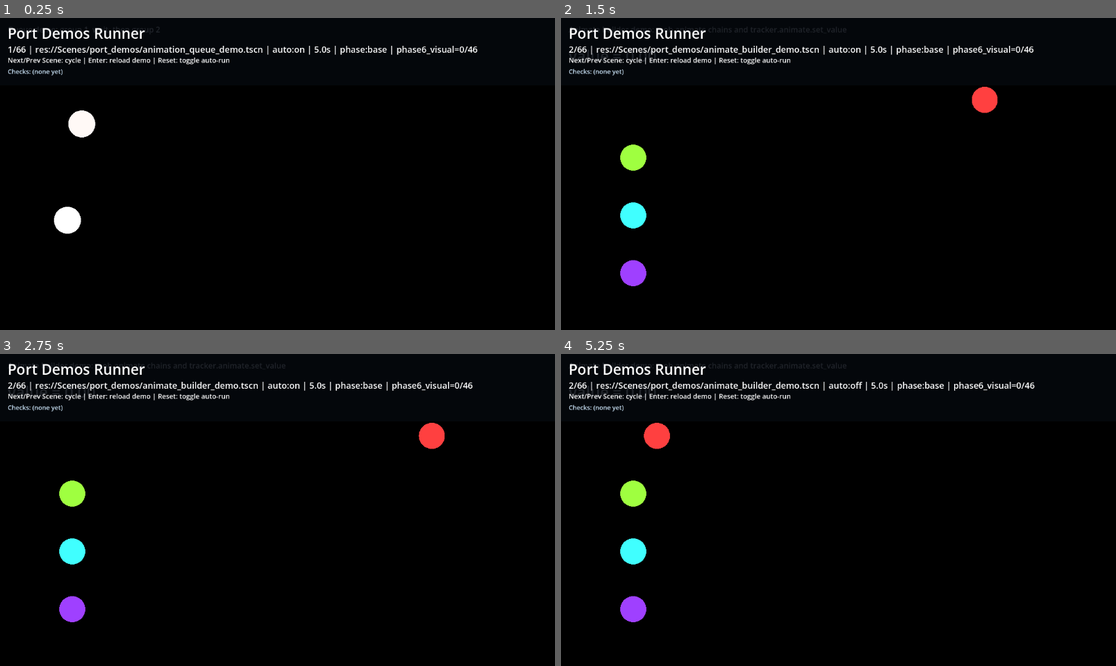
Above: before the commit, frames 1-4 (two rows, left to right).
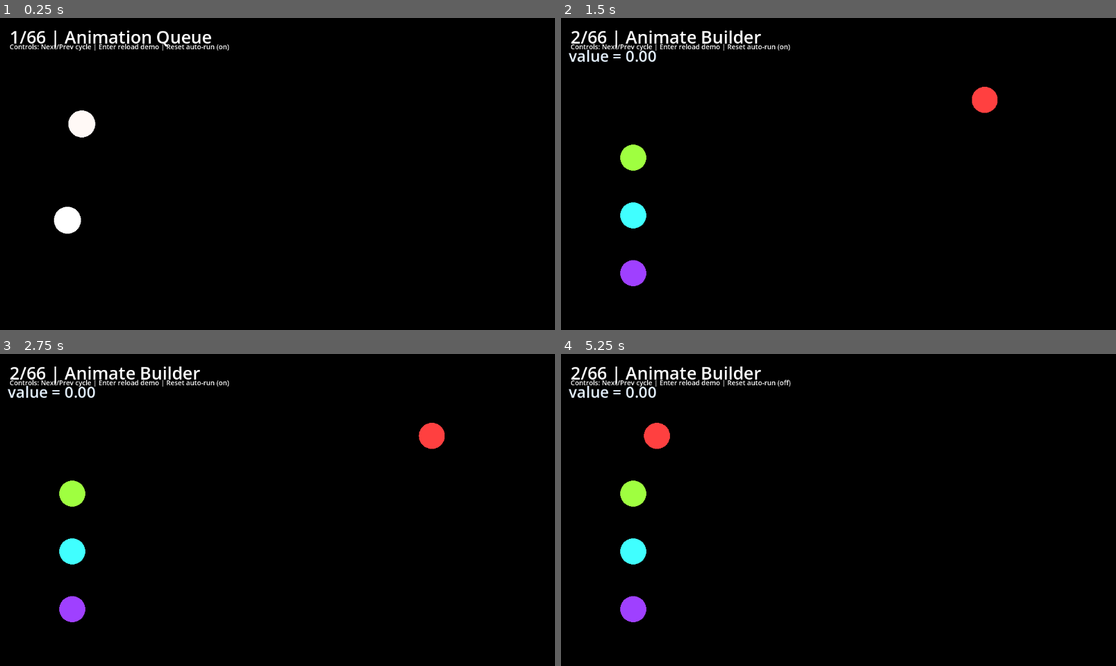
Above: after the commit, the same moments.

Repository: MagikBased/Libre-Shapes-and-Graphs
Game: Godot game, scene res://Scenes/port_demos/port_demos_runner.tscn
The game is run twice, just before and just after one commit, with the same random seed, the same clock (stepped at 60 frames per second) and the same inputs.
Inputs (mouse positions are in pixels of both pictures, inside the frame that each line leads up to):
- Up to frame 1 (0.25 s): no input
- Up to frame 2 (1.5 s): tap Enter (ui_accept) at 0.5, 0.77 s; move the mouse to (960, 158) at 0.52 s; hold Right (Next Scene) 0.53-1.25 s; click (960, 158) at 0.67 s; drag from (727, 189) to (810, 236) at 1.27 s
- Up to frame 3 (2.75 s): tap Enter (ui_accept) at 2 s; move the mouse to (333, 441) at 2.02 s; tap F at 2.1 s; click (333, 441) at 2.17 s
- Up to frame 4 (5.25 s): drag from (810, 572) to (672, 463) at 2.77 s; move the mouse to (1005, 556) at 3.52 s; hold Left (Previous Scene) 3.53-4.25 s; click (1005, 556) at 3.67 s; tap Enter (ui_accept) at 3.77 s; tap R (Reset) at 4.15 s; drag from (672, 463) to (755, 432) at 4.27 s; move the mouse to (866, 510) at 5.02 s; hold Right (Next Scene) from 5.03 s (still down); click (866, 510) at 5.17 s

The runs differ from the first frame. In frame 1, 2.6% of the frame differs, in the area x 1-87%, y 2-19%; in frame 2, 2.9%; in frame 3, 2.9%; in frame 4, 2.9%, in the area x 1-86%, y 2-19%.

Commit message:
fixing issues with some demos.

Diff:
--- a/Scripts/port_demos/BraceParityDemo.gd
+++ b/Scripts/port_demos/BraceParityDemo.gd
@@ -40,8 +40,9 @@
 	brace = PortBrace2D.new(terms[2], PortBrace2D.BraceSide.BOTTOM)
 	brace.color = Color(0.42, 0.94, 1.0)
 	brace.padding = 14.0
-	brace.span_extra = 14.0
-	brace.brace_depth = 24.0
+	brace.span_extra = 20.0
+	brace.minimum_span = 84.0
+	brace.brace_depth = 28.0
 	brace.stroke_width = 3.0
 	add_child(brace)
 
--- a/Scripts/port_demos/DerivativePlotParityDemo.gd
+++ b/Scripts/port_demos/DerivativePlotParityDemo.gd
@@ -42,6 +42,7 @@
 	derivative_plot.derivative_epsilon = 0.003
 	derivative_plot.color = Color(1.0, 0.68, 0.3, 0.92)
 	derivative_plot.stroke_width = 2.5
+	derivative_plot.auto_update = false
 	derivative_plot.position = axes.position
 	derivative_plot.set_draw_progress(0.0)
 	add_child(derivative_plot)
@@ -67,7 +68,7 @@
 	])
 	play_sequence([
 		PortSetValue.new(x_tracker, 6.3, 1.6, &"smooth"),
-		PortSetValue.new(x_tracker, -1.0, 1.2, &"there_and_back_with_pause"),
+		PortSetValue.new(x_tracker, -1.0, 1.2, &"smooth"),
 		PortSetValue.new(x_tracker, 4.2, 1.0, &"smooth"),
 	])
 
--- a/Scripts/port_demos/FadeDemo.gd
+++ b/Scripts/port_demos/FadeDemo.gd
@@ -12,8 +12,6 @@
 
 	circle_a = _make_circle(Vector2(360.0, 320.0), Color.ORANGE_RED)
 	circle_b = _make_circle(Vector2(760.0, 320.0), Color.DEEP_SKY_BLUE)
-	circle_a.modulate.a = 0.0
-	circle_b.modulate.a = 0.0
 
 	play([
 		PortFadeIn.new(circle_a, 1.0, &"smooth"),
--- a/Scripts/port_demos/FadeTransformDemo.gd
+++ b/Scripts/port_demos/FadeTransformDemo.gd
@@ -20,7 +20,6 @@
 	destination_rect.size = Vector2(150.0, 100.0)
 	destination_rect.color = Color.DEEP_SKY_BLUE
 	destination_rect.position = Vector2(880.0, 340.0)
-	destination_rect.modulate.a = 0.0
 	add_child(destination_rect)
 
 	play(PortFadeTransform.new(source_circle, destination_rect, 1.2, &"smooth", true))
--- a/Scripts/port_demos/IntegralPlotParityDemo.gd
+++ b/Scripts/port_demos/IntegralPlotParityDemo.gd
@@ -43,6 +43,7 @@
 	integral_plot.integration_steps = 28
 	integral_plot.color = Color(1.0, 0.7, 0.33, 0.92)
 	integral_plot.stroke_width = 2.5
+	integral_plot.auto_update = false
 	integral_plot.position = axes.position
 	integral_plot.set_draw_progress(0.0)
 	add_child(integral_plot)
@@ -68,7 +69,7 @@
 	])
 	play_sequence([
 		PortSetValue.new(x_tracker, 6.4, 1.7, &"smooth"),
-		PortSetValue.new(x_tracker, -2.0, 1.25, &"there_and_back_with_pause"),
+		PortSetValue.new(x_tracker, -2.0, 1.25, &"smooth"),
 		PortSetValue.new(x_tracker, 3.2, 1.0, &"smooth"),
 	])
 
--- a/Scripts/port_demos/MorphAndSmoothDemo.gd
+++ b/Scripts/port_demos/MorphAndSmoothDemo.gd
@@ -39,7 +39,6 @@
 		Vector2(220.0, 220.0),
 		Color.GOLD
 	)
-	poly_target.modulate.a = 0.0
 
 	axes = GraphAxes2D.new()
 	axes.position = Vector2(380.0, 90.0)
--- a/Scripts/port_demos/PortDemosRunner.gd
+++ b/Scripts/port_demos/PortDemosRunner.gd
@@ -3,9 +3,14 @@
 
 extends Node2D
 
+const HUD_HEIGHT: float = 70.0
+const HUD_LEFT_MARGIN: float = 20.0
+const HUD_TOP_MARGIN: float = 14.0
+
 var demo_scenes: Array[String] = []
 
-var seconds_per_demo: float = 5.0
+var seconds_per_demo: float = 7.0
+var max_seconds_per_demo: float = 12.0
 var auto_advance: bool = true
 
 var index: int = 0
@@ -15,48 +20,37 @@
 
 var hud_layer: CanvasLayer
 var hud_panel: ColorRect
-var title_label: Label
 var scene_label: Label
 var hint_label: Label
-var check_label: Label
 var _runner_logs: Array[String] = []
 var _phase_counts: Dictionary = {}
 
 
 func _ready() -> void:
+	var root_viewport := get_viewport()
+	if root_viewport != null:
+		root_viewport.size_changed.connect(_on_root_viewport_size_changed)
+
 	hud_layer = CanvasLayer.new()
 	hud_layer.layer = 100
 	add_child(hud_layer)
 
 	hud_panel = ColorRect.new()
-	hud_panel.color = Color(0.02, 0.03, 0.05, 0.88)
+	hud_panel.color = Color(0.02, 0.03, 0.05, 0.0)
 	hud_panel.position = Vector2.ZERO
-	hud_panel.size = Vector2(1400.0, 140.0)
+	hud_panel.size = Vector2(1400.0, HUD_HEIGHT)
 	hud_layer.add_child(hud_panel)
 
-	title_label = Label.new()
-	title_label.text = "Port Demos Runner"
-	title_label.position = Vector2(16.0, 10.0)
-	title_label.add_theme_font_size_override("font_size", 30)
-	hud_layer.add_child(title_label)
-
 	scene_label = Label.new()
-	scene_label.position = Vector2(16.0, 52.0)
-	scene_label.add_theme_font_size_override("font_size", 18)
+	scene_label.position = Vector2(HUD_LEFT_MARGIN, HUD_TOP_MARGIN)
+	scene_label.add_theme_font_size_override("font_size", 36)
 	hud_layer.add_child(scene_label)
 
 	hint_label = Label.new()
-	hint_label.text = "Next/Prev Scene: cycle | Enter: reload demo | Reset: toggle auto-run"
-	hint_label.position = Vector2(16.0, 78.0)
+	hint_label.position = Vector2(HUD_LEFT_MARGIN, HUD_TOP_MARGIN + 36.0)
 	hint_label.add_theme_font_size_override("font_size", 14)
 	hud_layer.add_child(hint_label)
-
-	check_label = Label.new()
-	check_label.position = Vector2(16.0, 102.0)
-	check_label.add_theme_font_size_override("font_size", 13)
-	check_label.modulate = Color(0.82, 0.92, 1.0)
-	check_label.text = "Checks: (none yet)"
-	hud_layer.add_child(check_label)
+	_sync_demo_viewport_size()
 
 	demo_scenes = PortDemoCatalog.get_runner_demos()
 	_load_demo(index)
@@ -66,6 +60,10 @@
 	if not auto_advance:
 		return
 	elapsed += delta
+	if elapsed < seconds_per_demo:
+		return
+	if _demo_is_still_playing() and elapsed < max_seconds_per_demo:
+		return
 	if elapsed >= seconds_per_demo:
 		_next_demo()
 
@@ -117,6 +115,7 @@
 	add_child(active_demo)
 	if active_demo is CanvasItem:
 		(active_demo as CanvasItem).z_index = -10
+	_suppress_demo_caption_labels(active_demo)
 
 	_run_lightweight_checks(active_demo_path)
 	_refresh_labels()
@@ -125,18 +124,21 @@
 func _refresh_labels() -> void:
 	if demo_scenes.is_empty():
 		scene_label.text = "No demos configured."
-		return
-	scene_label.text = "%d/%d | %s | auto:%s | %.1fs" % [
+		hint_label.text = "Controls: Next/Prev cycle | Enter reload demo | Reset auto-run"
+		return
+	scene_label.text = "%d/%d | %s" % [
 		index + 1,
 		demo_scenes.size(),
-		demo_scenes[index],
-		"on" if auto_advance else "off",
-		seconds_per_demo
+		_scene_title_for_path(demo_scenes[index]),
 	]
-	var phase := _phase_tag_for_scene(demo_scenes[index])
-	var covered := _phase_coverage_summary()
-	scene_label.text += " | phase:%s | %s" % [phase, covered]
-	check_label.text = "Checks: %s" % (_runner_logs[-1] if not _runner_logs.is_empty() else "(none yet)")
+	var controls := "Controls: Next/Prev cycle | Enter reload demo | Reset auto-run (%s)" % [
+		"on" if auto_advance else "off"
+	]
+	if active_demo != null and active_demo.has_method("get_runner_controls_hint"):
+		var demo_controls := str(active_demo.call("get_runner_controls_hint")).strip_edges()
+		if not demo_controls.is_empty():
+			controls += " | %s" % demo_controls
+	hint_label.text = controls
 
 
 func _run_lightweight_checks(path: String) -> void:
@@ -191,3 +193,44 @@
 func _phase_coverage_summary() -> String:
 	var ratio := PortPhaseCoverage.coverage_ratio(_phase_counts)
 	return "phase6_visual=%d/%d" % [ratio.x, ratio.y]
+
+
+func _on_root_viewport_size_changed() -> void:
+	_sync_demo_viewport_size()
+
+
+func _sync_demo_viewport_size() -> void:
+	if hud_panel != null:
+		hud_panel.size.x = maxf(1.0, get_viewport_rect().size.x)
+
+
+func _scene_title_for_path(path: String) -> String:
+	var base := path.get_file().get_basename()
+	for suffix in ["_parity_demo", "_demo", "_port"]:
+		if base.ends_with(suffix):
+			base = base.substr(0, base.length() - suffix.length())
+			break
+	var words := base.split("_", false)
+	var pretty_words: Array[String] = []
+	for word in words:
+		pretty_words.append(String(word).capitalize())
+	return " ".join(pretty_words)
+
+
+func _demo_is_still_playing() -> bool:
+	if active_demo == null:
+		return false
+	if active_demo.has_method("is_playing"):
+		return bool(active_demo.call("is_playing"))
+	return false
+
+
+func _suppress_demo_caption_labels(scene_root: Node) -> void:
+	if scene_root == null:
+		return
+	for child in scene_root.get_children():
+		if child is Label:
+			var label := child as Label
+			# Most demo-local overlays use a top-left caption label around (16, 12).
+			if label.position.x <= 24.0 and label.position.y <= 20.0:
+				label.visible = false
--- a/Scripts/port_demos/TimelineControlsDemo.gd
+++ b/Scripts/port_demos/TimelineControlsDemo.gd
@@ -6,11 +6,14 @@
 var status_label: Label
 var event_label: Label
 var dot: Circle
+var _running_in_port_demos_runner: bool = false
 
 
 func _ready() -> void:
-	_create_caption("Timeline controls demo: Enter toggles pause, Reset reloads scene")
-	_create_status_labels()
+	_running_in_port_demos_runner = get_parent() != null and get_parent().name == "PortDemosRunner"
+	if not _running_in_port_demos_runner:
+		_create_caption("Timeline controls demo: Enter toggles pause, Reset reloads scene")
+		_create_status_labels()
 
 	runner.group_started.connect(_on_group_started)
 	runner.group_finished.connect(_on_group_finished)
@@ -31,6 +34,8 @@
 
 
 func _input(event: InputEvent) -> void:
+	if _running_in_port_demos_runner:
+		return
 	if event.is_action_pressed("ui_accept"):
 		toggle_timeline_pause()
 		_refresh_status()
@@ -39,17 +44,20 @@
 
 
 func _on_group_started(group_size: int) -> void:
-	event_label.text = "Event: group_started(size=%d)" % group_size
+	if event_label != null:
+		event_label.text = "Event: group_started(size=%d)" % group_size
 	_refresh_status()
 
 
 func _on_group_finished() -> void:
-	event_label.text = "Event: group_finished"
+	if event_label != null:
+		event_label.text = "Event: group_finished"
 	_refresh_status()
 
 
 func _on_timeline_empty() -> void:
-	event_label.text = "Event: timeline_empty"
+	if event_label != null:
+		event_label.text = "Event: timeline_empty"
 	_refresh_status()
 
 
@@ -75,9 +83,15 @@
 
 
 func _refresh_status() -> void:
+	if status_label == null:
+		return
 	status_label.text = "Status: playing=%s paused=%s queued=%d active=%d" % [
 		str(is_playing()),
 		str(is_timeline_paused()),
 		runner.queued_groups.size(),
 		runner.active_animations.size(),
 	]
+
+
+func get_runner_controls_hint() -> String:
+	return "Timeline controls disabled in runner"
--- a/Scripts/port_demos/TransformMatchingShapesDemo.gd
+++ b/Scripts/port_demos/TransformMatchingShapesDemo.gd
@@ -28,7 +28,6 @@
 		Vector2(-74.0, -20.0),
 		Vector2(-22.0, -26.0),
 	]), Vector2(920.0, 340.0), Color.DEEP_SKY_BLUE)
-	target_poly.modulate.a = 0.0
 
 	play(PortTransformMatchingShapes.new(source_poly, target_poly, 1.6, &"smooth"))
 
--- a/Scripts/port_demos/UpdaterGraphDemo.gd
+++ b/Scripts/port_demos/UpdaterGraphDemo.gd
@@ -52,7 +52,7 @@
 
 func _update_dot_position(target: PortObject2D, _delta: float) -> void:
 	var x := x_controller.position.x
-	var y := 0.25 * x * x
+	var y := parabola.eval_y(x)
 	target.position = axes.position + axes.graph_to_local(Vector2(x, y))
 
 
--- a/Scripts/port_demos/ValueTrackerDemo.gd
+++ b/Scripts/port_demos/ValueTrackerDemo.gd
@@ -51,7 +51,7 @@
 
 func _update_dot_position(target: PortObject2D, _delta: float) -> void:
 	var x := x_tracker.get_value()
-	var y := 0.25 * x * x
+	var y := parabola.eval_y(x)
 	target.position = axes.position + axes.graph_to_local(Vector2(x, y))
 
 
